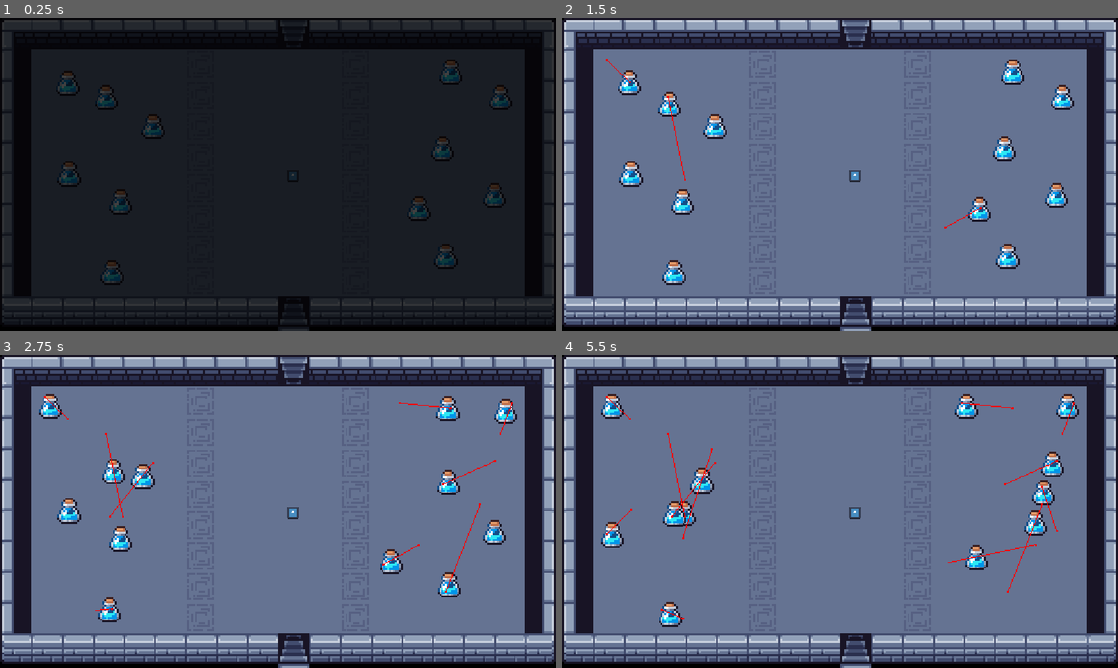
Above: before the commit, frames 1-4 (two rows, left to right).
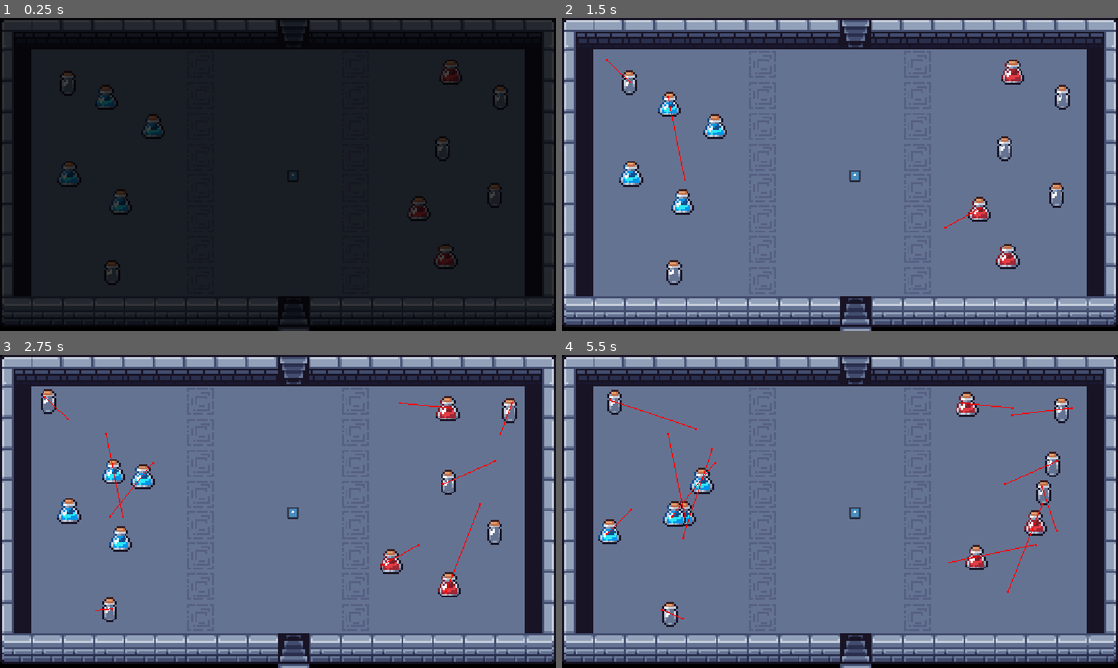
Above: after the commit, the same moments.

Repository: bnjmntmm/play_dungeon_crawler
Game: Godot game, scene res://scenes/start_room/start_room.tscn
Two runs of this game, one before a commit and one after it. Both use one fixed random seed, a clock stepped at 60 frames per second and the inputs below. The engine's default icon, where the game draws it, is replaced by a stand-in: a white triangle on a blue panel in a dark square.
Inputs:
- Up to frame 1 (0.25 s): no input
- Up to frame 2 (1.5 s): tap Enter (ui_accept) at 0.5, 0.77 s; hold Right (ui_right) 0.53-1.28 s; hold Left (ui_left) from 1.28 s (still down)
- Up to frame 3 (2.75 s): tap Enter (ui_accept) at 1.52 s; release Left (ui_left) at 2.03 s; hold Right (ui_right) from 2.03 s (still down)
- Up to frame 4 (5.5 s): release Right (ui_right) at 2.78 s; hold Up (ui_up) 2.78-3.53 s; tap Enter (ui_accept) at 3.02, 3.77, 4.52 s; hold Left (ui_left) from 3.53 s (still down)

The runs differ from the first frame. In frame 1, 0.9% of the frame differs, in the area x 10-93%, y 14-86%; in frame 2, 1.1%; in frame 3, 1.2%; in frame 4, 1.7%, in the area x 6-93%, y 11-87%.

Commit message:
Adjusted collision, added gallery mode and random mode

Diff:
--- a/scenes/tileset_placeables/animal_scene.gd
+++ b/scenes/tileset_placeables/animal_scene.gd
@@ -10,6 +10,7 @@
 
 @export_group("Behaviour")
 @export var passive_only: bool = false
+@export var is_random: bool = false
 @export_range(0.0, 30.0, 0.1) var lose_player_delay: float = 3.0
 @export var roaming_enabled: bool = true
 ## Roaming distances are world-space pixels.
@@ -23,6 +24,7 @@
 @onready var attack_area: Area2D = $AttackArea
 @onready var attack_windup_timer: Timer = $AttackWindupTimer
 @onready var player_detection_area: Area2D = $PlayerDetectionArea
+@onready var collision_shape_2d: CollisionShape2D = $CollisionShape2D
 
 var current_ai_behaviour: AnimalAiState = AnimalAiState.inactive
 var _pending_ai_state : AnimalAiState
@@ -47,10 +49,13 @@
 func _ready() -> void:
 	super._ready()
 	player = get_tree().get_first_node_in_group("player") as PlayerCharacter
-	if player == null:
+	if player  == null and not GameManager.gallery_mode:
 		push_error("AnimalScene could not find a PlayerCharacter in the 'player' group")
 	navigation_agent.velocity_computed.connect(Callable(_on_velocity_computed))
 	_change_ai_state(AnimalAiState.passive)
+	if is_random:
+		config = GameManager.all_animal_configs.pick_random()
+		init_config()
 
 func init_config() -> void:
 	super.init_config()
@@ -177,6 +182,7 @@
 		health -= 1
 	if health == 0:
 		_pacified = true
+		collision_shape_2d.set_deferred("disabled", true)
 		_change_ai_state(AnimalAiState.inactive)
 
 
--- a/scenes/tileset_placeables/animal_scene.tscn
+++ b/scenes/tileset_placeables/animal_scene.tscn
@@ -4,6 +4,7 @@
 [ext_resource type="Texture2D" uid="uid://prflrd5lx0ae" path="res://assets/sprites/Dungeon Gathering Free Version/Potion 3.png" id="1_dn6mg"]
 
 [sub_resource type="CircleShape2D" id="CircleShape2D_p52qu"]
+radius = 7.071068
 
 [sub_resource type="CircleShape2D" id="CircleShape2D_3k0lt"]
 radius = 16.492422
@@ -14,6 +15,7 @@
 [node name="AnimalScene" type="CharacterBody2D" unique_id=775286256]
 collision_layer = 4
 collision_mask = 3
+motion_mode = 1
 script = ExtResource("1_3k0lt")
 movement_speed = 100.0
 
